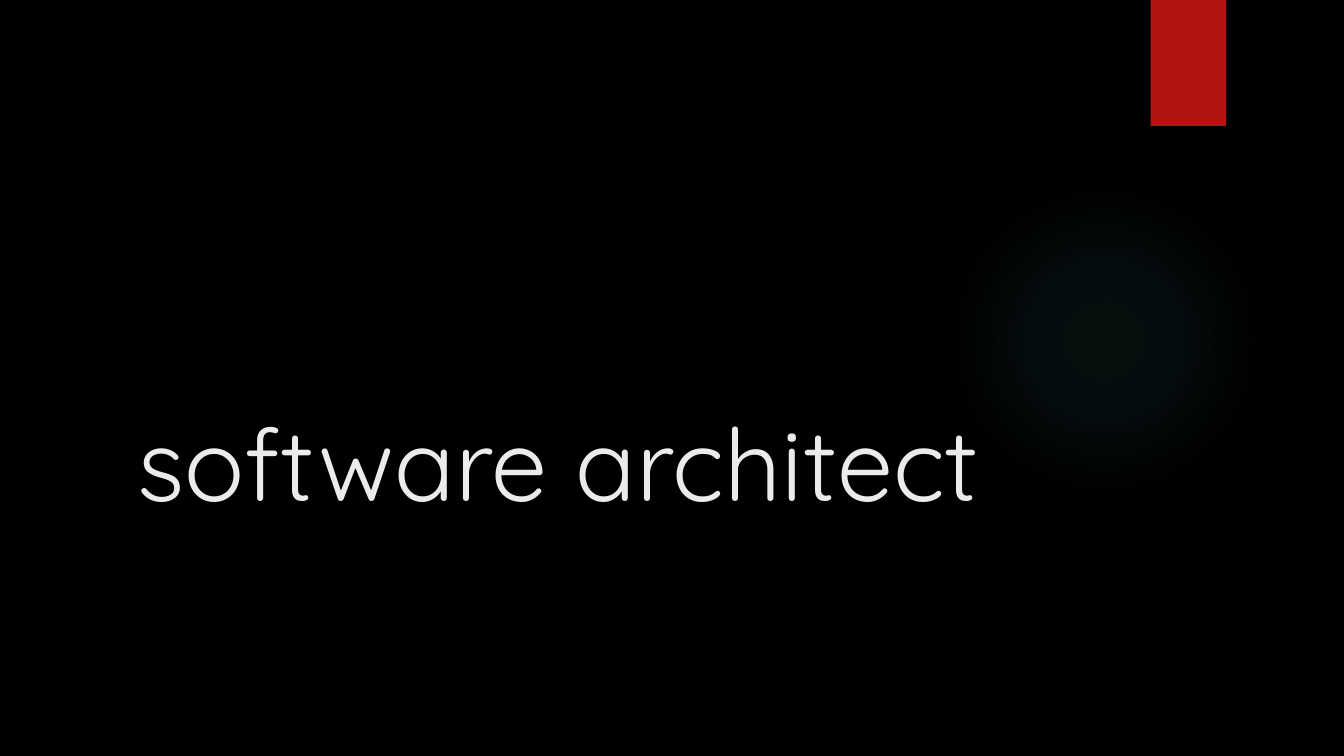
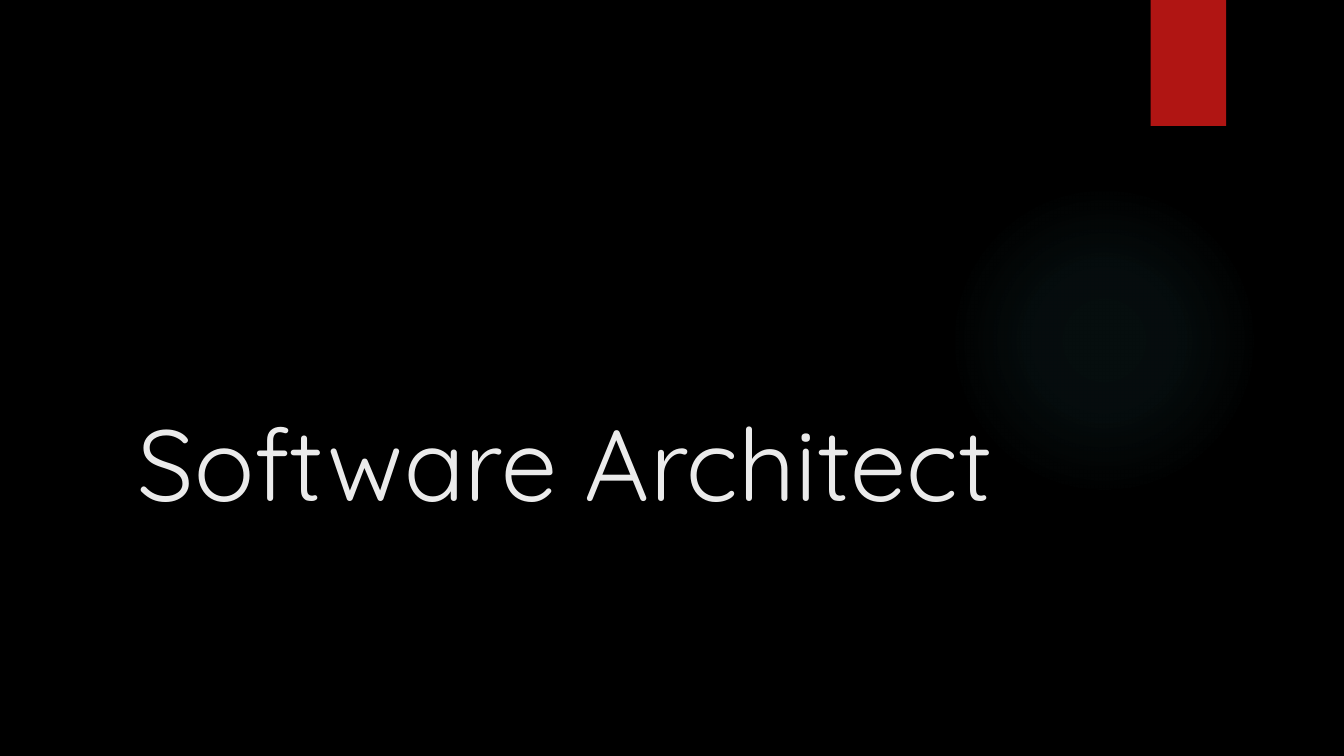
Before and after one commit to piragenthtech/technical-college, a slide deck: slide 1 of Nirmalan sir/software architect.pptx. Drawn at 1344x756 pixels with LibreOffice and Linux fonts; fonts in the diff are those of the drawing; background and template pictures are left out. Boxes give left, top, right and bottom in pixels: in the first picture for what was removed or moved away, otherwise in the second. Text is boxed around its words. In the diff, an @@ line names an element or a change of style, - is before the commit and + after.

```diff
--- a/Nirmalan sir/software architect.pptx
+++ b/Nirmalan sir/software architect.pptx
@@ title at [137, 426, 993, 502]: text changed @@
-software architect
+Software Architect
```
Also in this commit, not shown: 2 other slides changed, 2 slides added.
